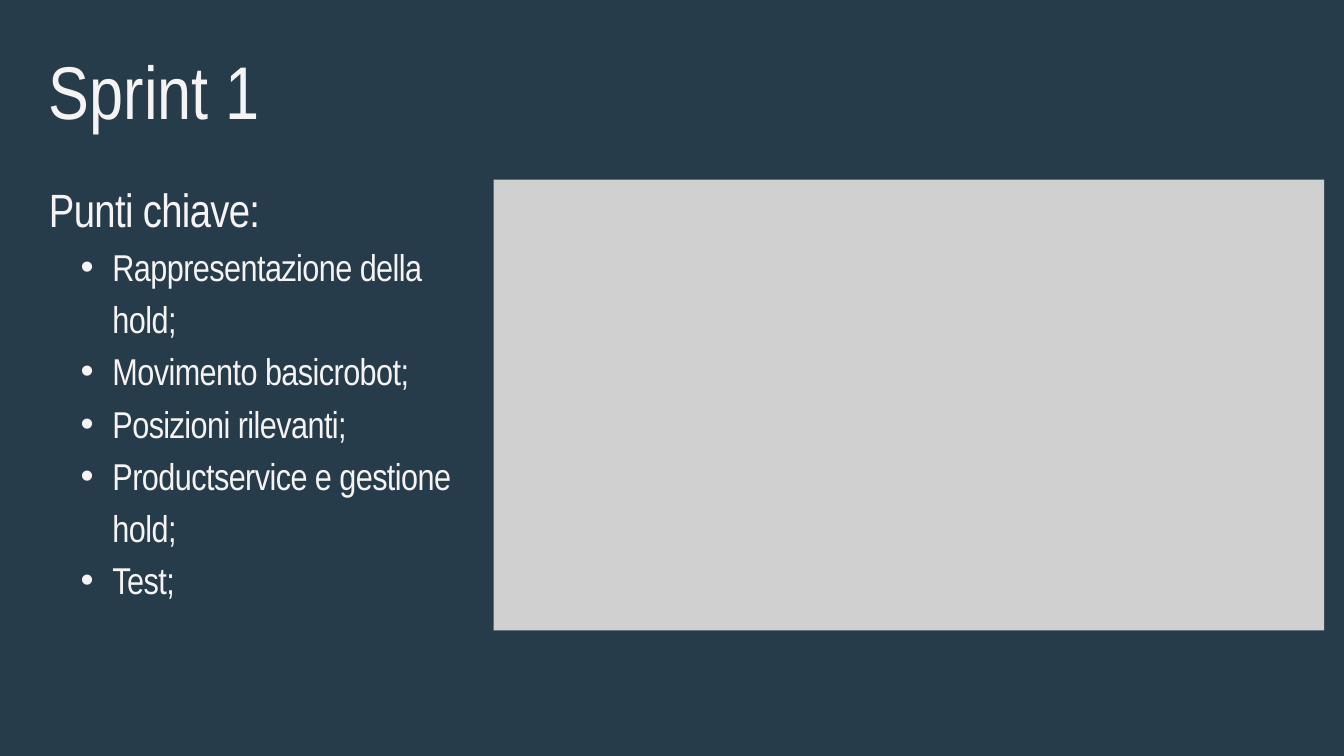
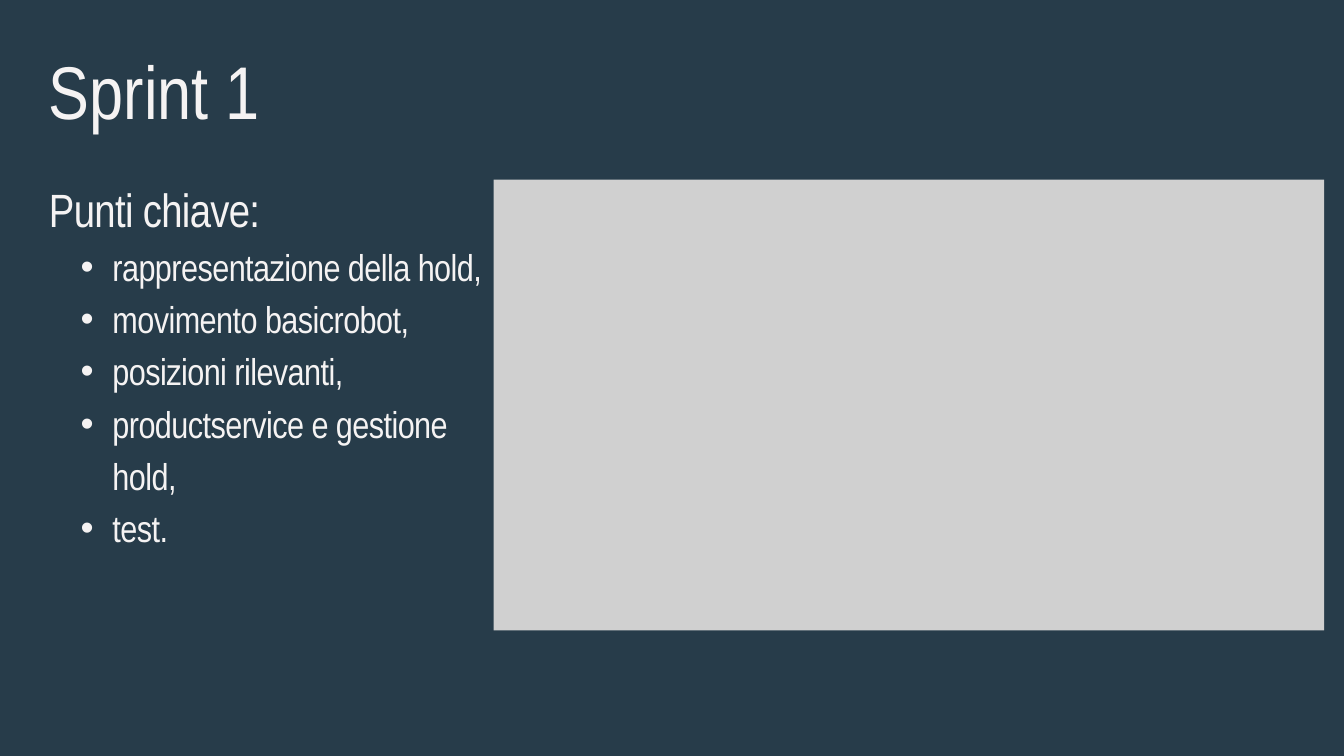
Before and after one commit to FlorAber/ISS25-cargoservice, a slide deck: slide 4 of ISS25_Cargoservice.pptx. Drawn at 1344x756 pixels with LibreOffice and Linux fonts; fonts in the diff are those of the drawing; grey boxes stand for pictures. Boxes give left, top, right and bottom in pixels: in the first picture for what was removed or moved away, otherwise in the second. Text is boxed around its words. In the diff, an @@ line names an element or a change of style, - is before the commit and + after.

```diff
--- a/ISS25_Cargoservice.pptx
+++ b/ISS25_Cargoservice.pptx
@@ text at <box>112,254,482,543</box>: text changed @@
-  • Rappresentazione della hold;
-  • Movimento basicrobot;
-  • Posizioni rilevanti;
-  • Productservice e gestione hold;
-  • Test;
+  • rappresentazione della hold,
+  • movimento basicrobot,
+  • posizioni rilevanti,
+  • productservice e gestione hold,
+  • test.
```
Also in this commit, not shown: 5 other slides changed.
